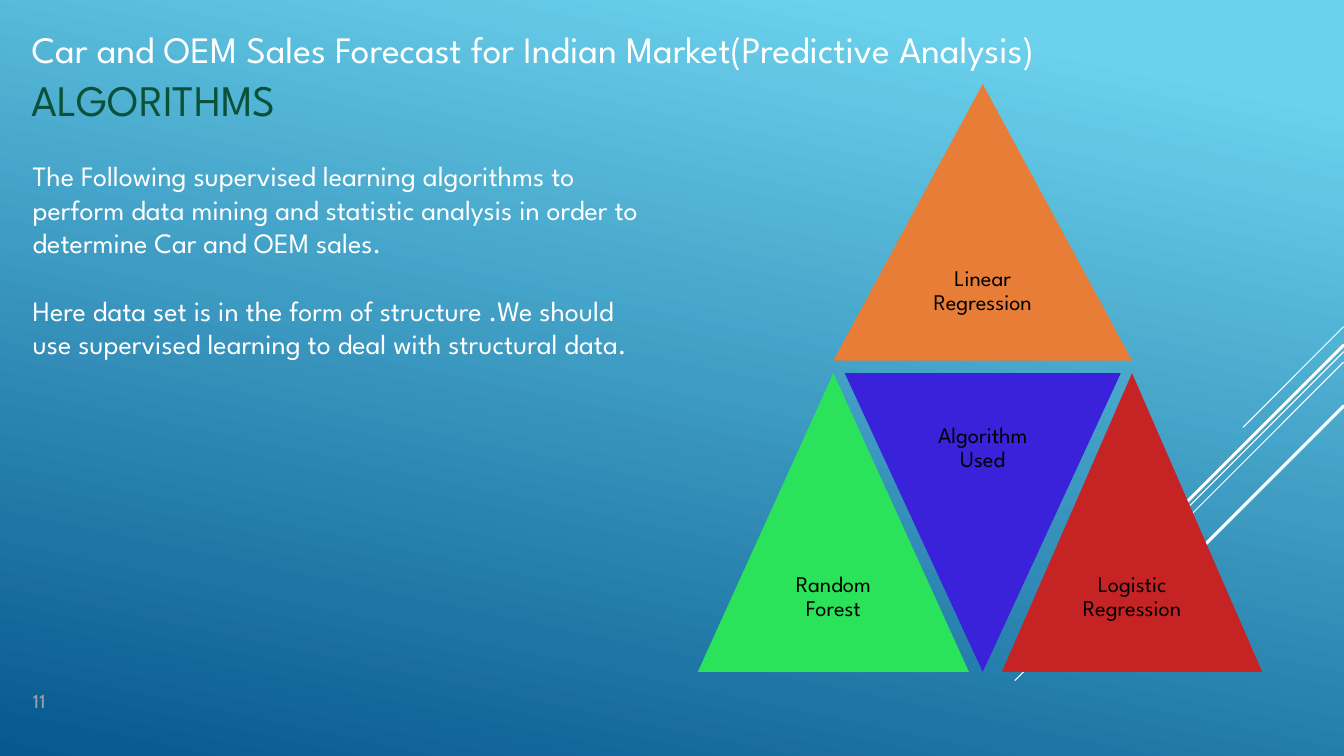
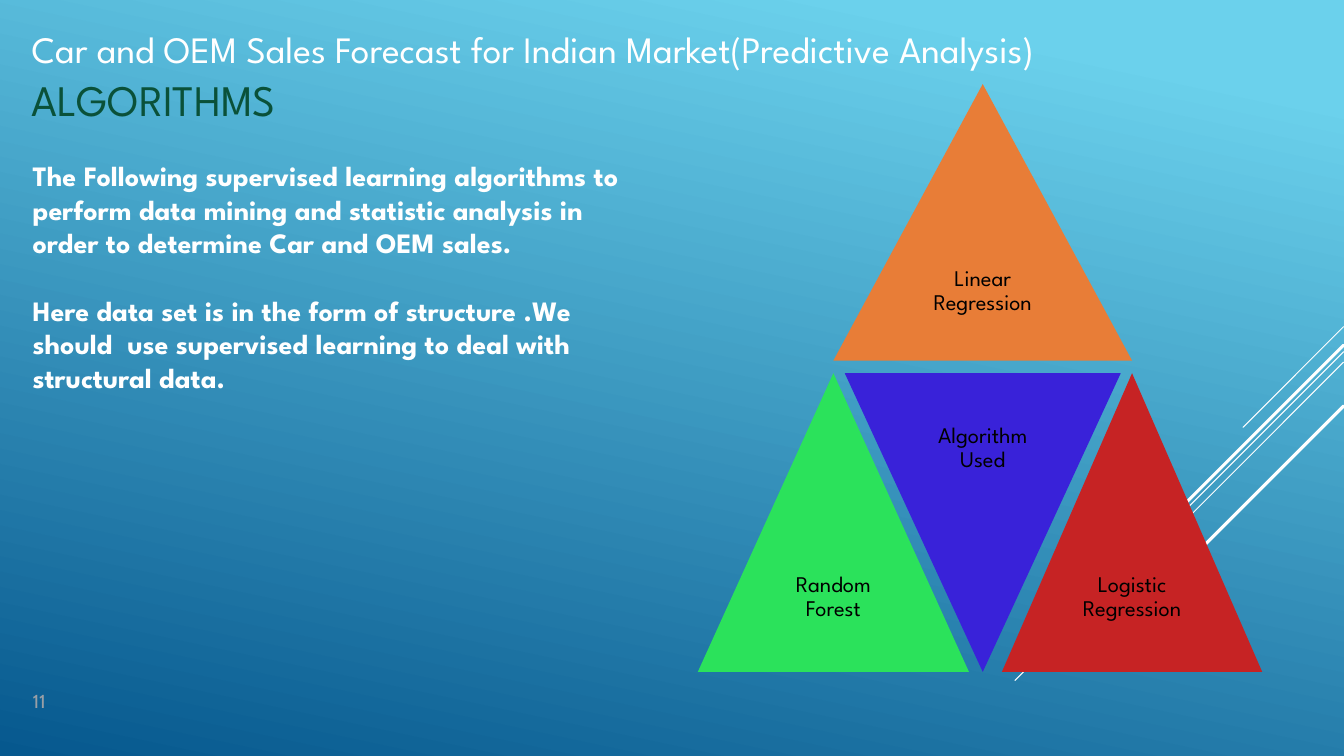
Before and after one commit to ankitparichha/NEWR, a slide deck: slide 11 of NEWPPT.pptx. Drawn at 1344x756 pixels with LibreOffice and Linux fonts; fonts in the diff are those of the drawing. Boxes give left, top, right and bottom in pixels: in the first picture for what was removed or moved away, otherwise in the second. Text is boxed around its words. In the diff, an @@ line names an element or a change of style, - is before the commit and + after.

```diff
--- a/NEWPPT.pptx
+++ b/NEWPPT.pptx
@@ text "The Following supervised learning algorithms ..." at (33,166,619,389): bold on @@
```
Also in this commit, not shown: 6 other slides changed.
